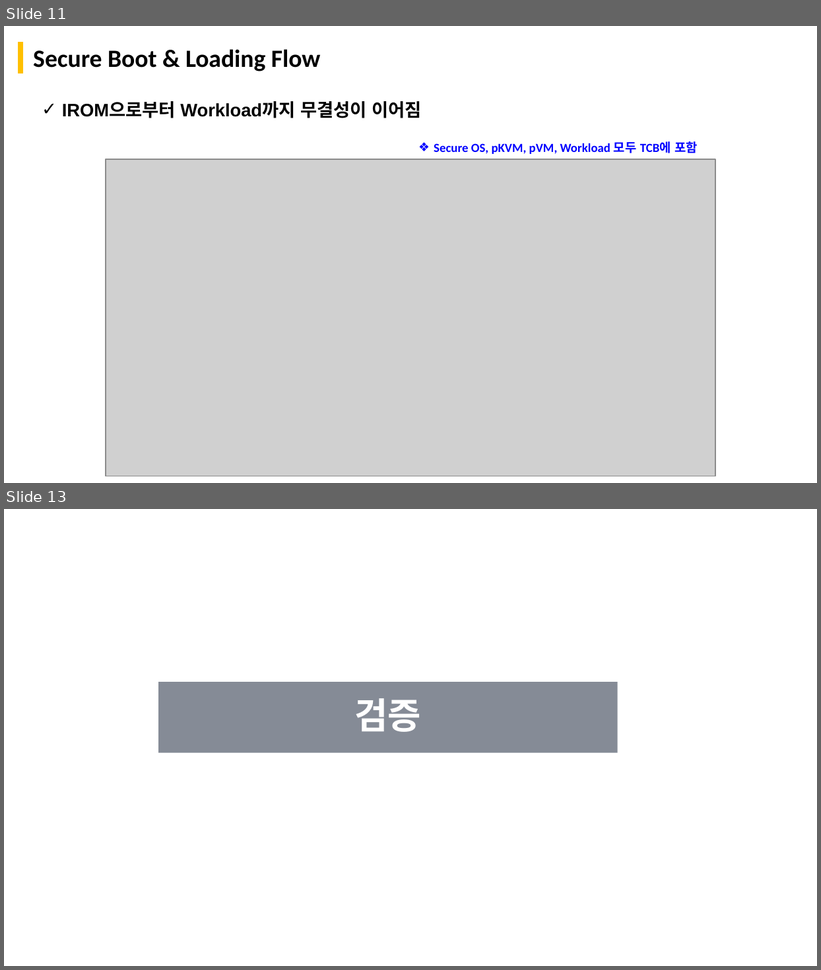
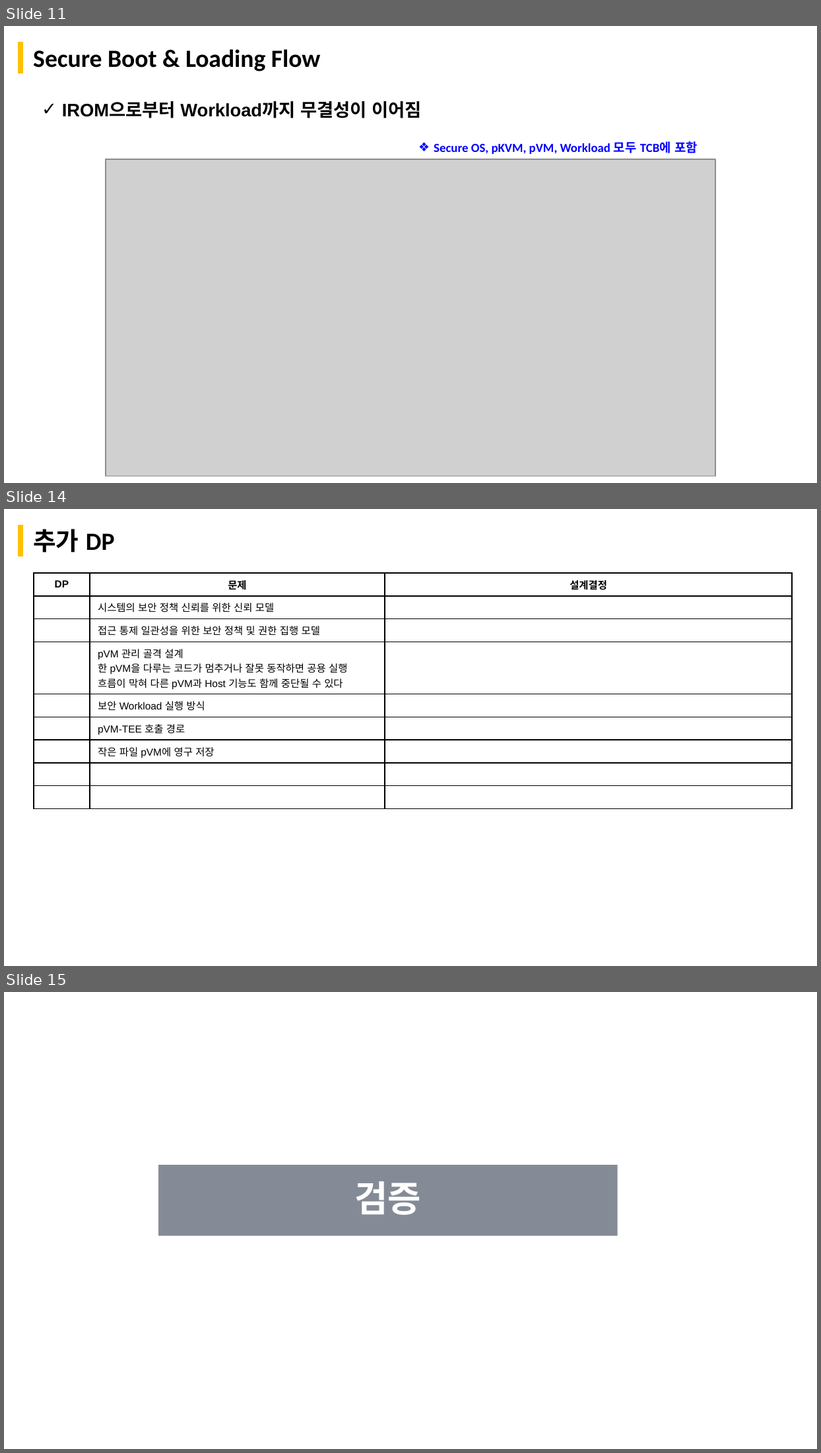
Before and after one commit to boram1288/test-p, a slide deck: ppt/SW_Architect_개인과제_appendix.pptx. Shown one above the other, each under a label of ours: slides 11 and 13 before the commit, slides 11, 14 and 15 after it; the slides between them are not shown. The pictures are 821x970 and 821x1453 pixels, drawn with LibreOffice and Linux fonts; fonts in the diff are those of the drawing; grey boxes stand for pictures; background and template pictures are left out. Boxes give left, top, right and bottom in pixels: in the first picture for what was removed or moved away, otherwise in the second. Text is boxed around its words. In the diff, an @@ line names an element or a change of style, - is before the commit and + after.

```diff
--- a/ppt/SW_Architect_개인과제_appendix.pptx
+++ b/ppt/SW_Architect_개인과제_appendix.pptx
@@ slide 14 added at <box>4,509,817,966</box>, background #FFFFFF; not listed: 1 template element that a slide beside it also shows @@
@@ title added at <box>33,529,115,553</box>, 22 pt, text #000000, bold @@
+추가 DP
@@ table added at <box>33,573,792,780</box>, 9 rows, 3 columns @@
+DP | 문제 | 설계결정
+ | 시스템의 보안 정책 신뢰를 위한 신뢰 모델 | 
+ | 접근 통제 일관성을 위한 보안 정책 및 권한 집행 모델 | 
+ | pVM 관리 골격 설계 / 한 pVM을 다루는 코드가 멈추거나 잘못 동작하면 공용 실행 흐름이 막혀 다른 pVM과 Host 기능도 함께 중단될 수 있다 | 
+ | 보안 Workload 실행 방식 | 
+ | pVM-TEE 호출 경로 | 
+ | 작은 파일 pVM에 영구 저장 | 
+ |  | 
+ |  | 
@@ what was slide 13 is now slide 15 @@
```
Also in this commit, not shown: 2 slides changed, 2 other slides added, 1 slide removed, 19 other files.
